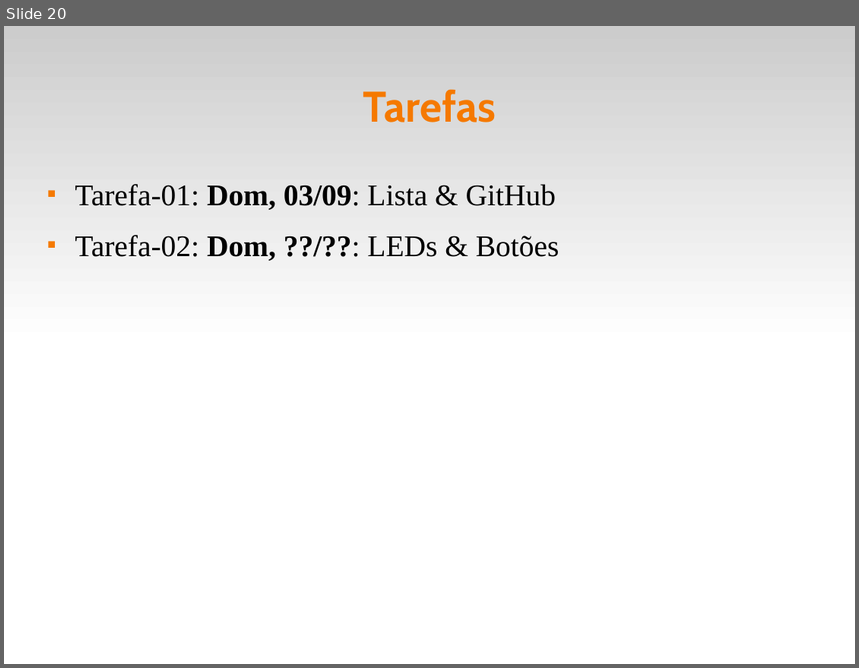
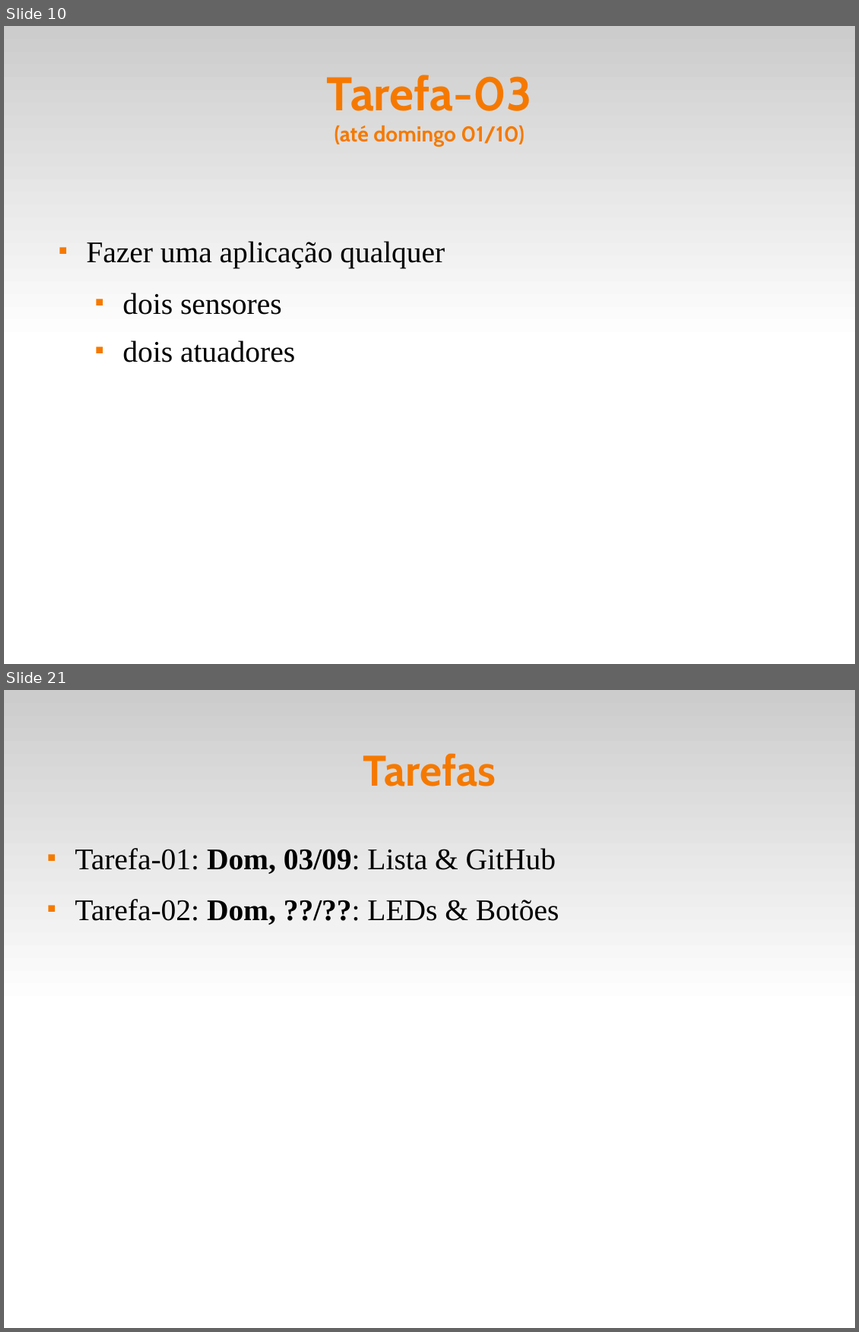
Before and after one commit to fsantanna-uerj/reativos, a slide deck: slides/00_intro.odp. Shown one above the other, each under a label of ours: slide 20 before the commit, slides 10 and 21 after it; the slides between them are not shown. The pictures are 859x668 and 859x1332 pixels, drawn with LibreOffice and Linux fonts; fonts in the diff are those of the drawing. Boxes give left, top, right and bottom in pixels: in the first picture for what was removed or moved away, otherwise in the second. Text is boxed around its words. In the diff, an @@ line names an element or a change of style, - is before the commit and + after.

```diff
--- a/slides/00_intro.odp
+++ b/slides/00_intro.odp
@@ slide 10 added at (4, 26, 855, 664), background #FFFFFF; not listed: 1 template element that a slide beside it also shows @@
@@ title added at (327, 75, 532, 146), 20 pt, text #F57900, bold @@
+Tarefa-03
+(até domingo 01/10)
@@ text added at (86, 241, 445, 363), 28 pt, text #000000 @@
+■ Fazer uma aplicação qualquer
+  ■ dois sensores
+  ■ dois atuadores
@@ what was slide 20 is now slide 21 @@
```
Also in this commit, not shown: 1 slide changed, 1 other file.
